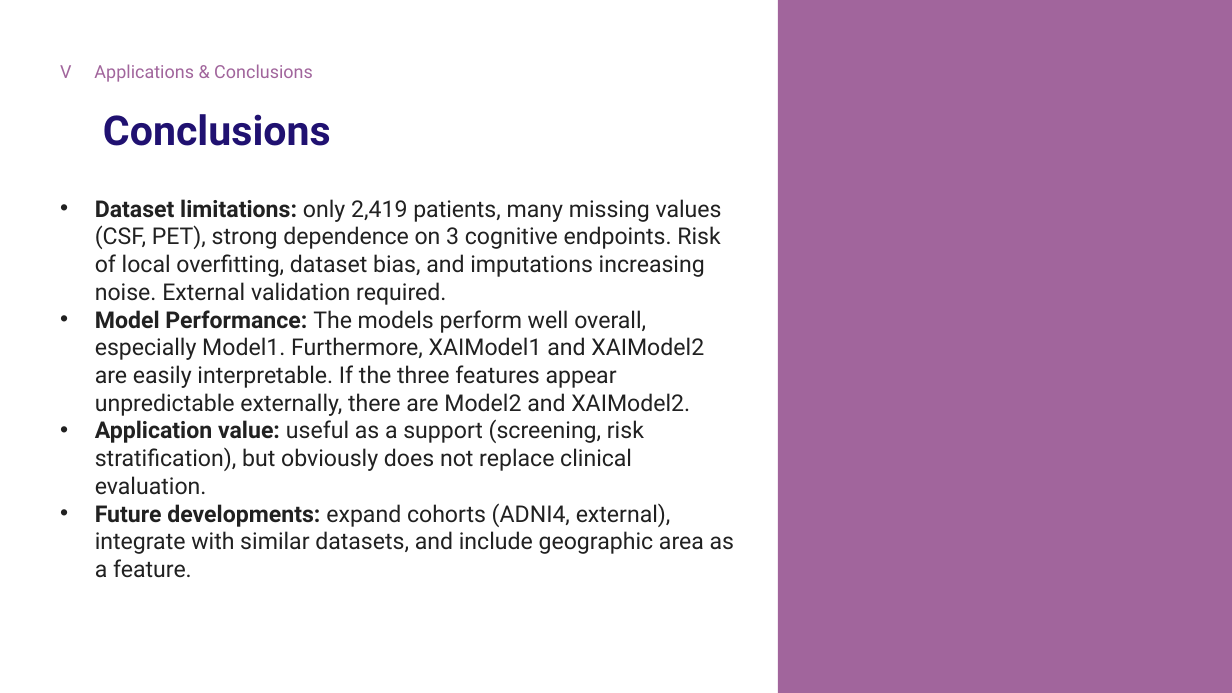
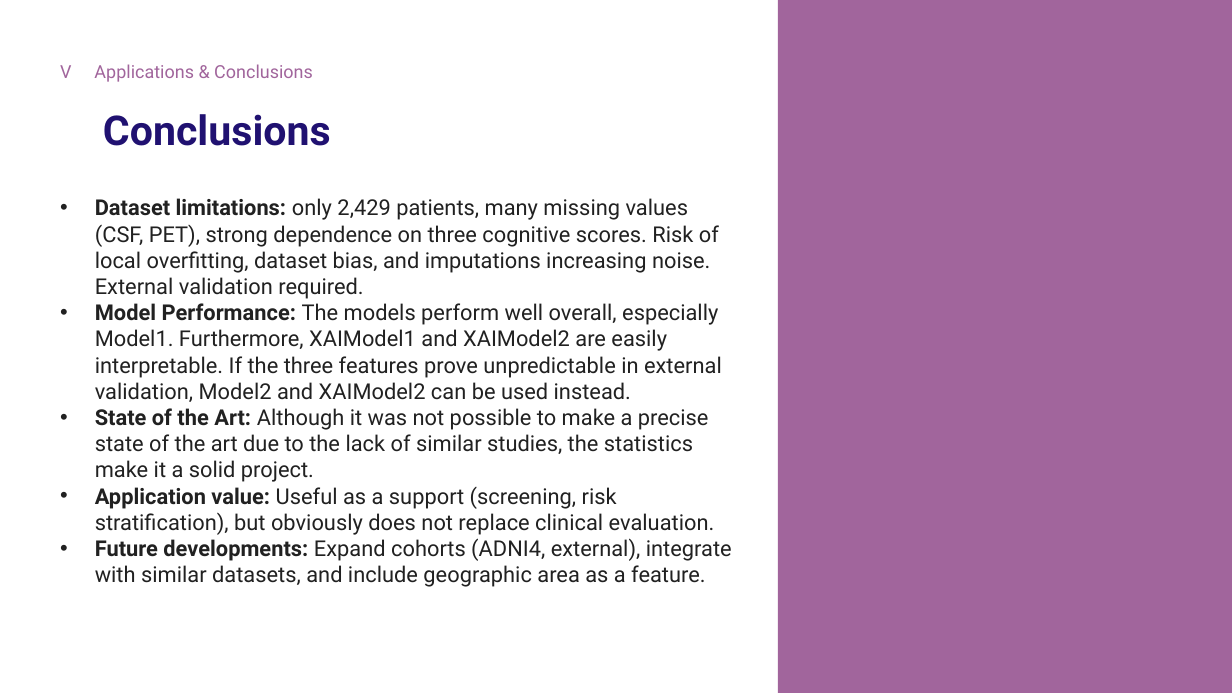
Before and after one commit to Tenshin000/CogniPredictAD, a slide deck: slide 29 of Presentation.pptx. Drawn at 1232x693 pixels with LibreOffice and Linux fonts; fonts in the diff are those of the drawing. Boxes give left, top, right and bottom in pixels: in the first picture for what was removed or moved away, otherwise in the second. Text is boxed around its words. In the diff, an @@ line names an element or a change of style, - is before the commit and + after.

```diff
--- a/Presentation.pptx
+++ b/Presentation.pptx
@@ text at [95, 198, 732, 587]: text changed; size 18 to 17 pt @@
-• Dataset limitations: only 2,419 patients, many missing values (CSF, PET), strong dependence on 3 cognitive endpoints. Risk of local overfitting, dataset bias, and imputations increasing noise. External validation required.
-• Model Performance: The models perform well overall, especially Model1. Furthermore, XAIModel1 and XAIModel2 are easily interpretable. If the three features appear unpredictable externally, there are Model2 and XAIModel2.
-• Application value: useful as a support (screening, risk stratification), but obviously does not replace clinical evaluation.
-• Future developments: expand cohorts (ADNI4, external), integrate with similar datasets, and include geographic area as a feature.
+• Dataset limitations: only 2,429 patients, many missing values (CSF, PET), strong dependence on three cognitive scores. Risk of local overfitting, dataset bias, and imputations increasing noise. External validation required.
+• Model Performance: The models perform well overall, especially Model1. Furthermore, XAIModel1 and XAIModel2 are easily interpretable. If the three features prove unpredictable in external validation, Model2 and XAIModel2 can be used instead.
+• State of the Art: Although it was not possible to make a precise state of the art due to the lack of similar studies, the statistics make it a solid project.
+• Application value: Useful as a support (screening, risk stratification), but obviously does not replace clinical evaluation.
+• Future developments: Expand cohorts (ADNI4, external), integrate with similar datasets, and include geographic area as a feature.
```
Also in this commit, not shown: 16 other slides changed, 8 other files.
